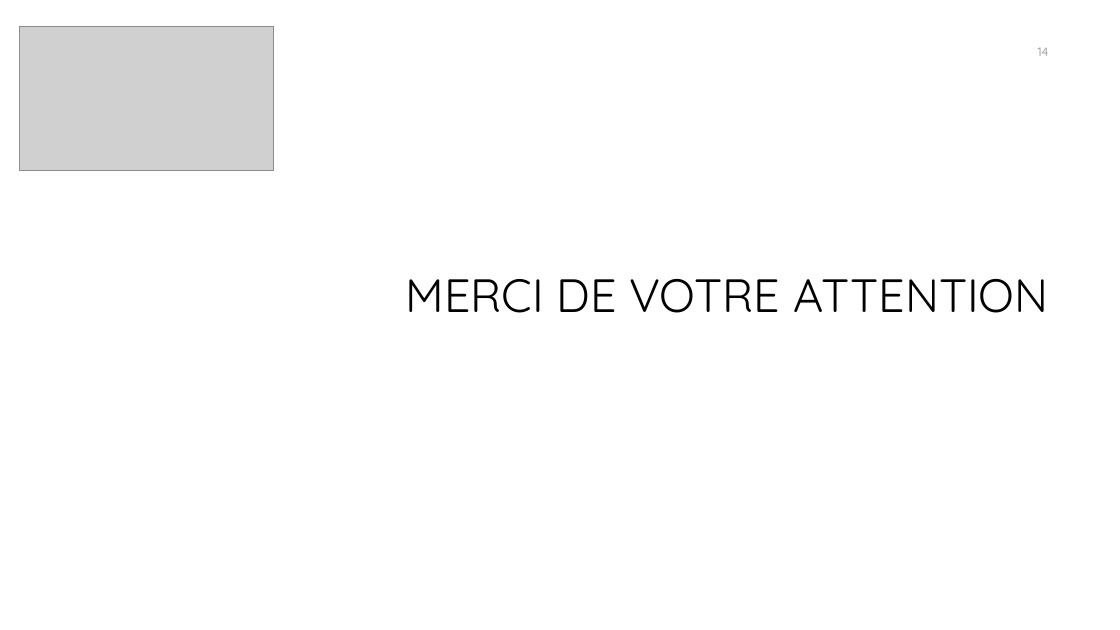
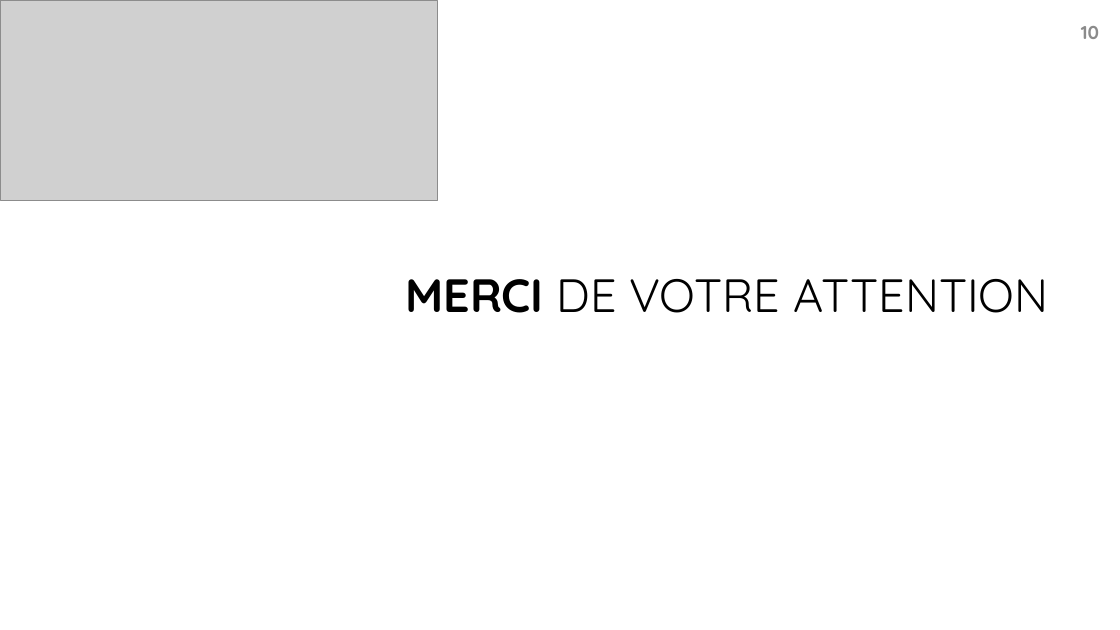
Before and after one commit to bayethiernodiop/Parcours-Data-Scientist, a slide deck: slide 10 of projet4/projet4.pptx (slide 14 before the commit). Drawn at 1120x630 pixels with LibreOffice and Linux fonts; fonts in the diff are those of the drawing; grey boxes stand for pictures; background and template pictures are left out. Boxes give left, top, right and bottom in pixels: in the first picture for what was removed or moved away, otherwise in the second. Text is boxed around its words. In the diff, an @@ line names an element or a change of style, - is before the commit and + after.

```diff
--- a/projet4/projet4.pptx
+++ b/projet4/projet4.pptx
@@ picture added at (x1=0, y1=0, x2=438, y2=201) @@
@@ picture removed at (x1=19, y1=27, x2=274, y2=171) @@
@@ page number added at (x1=1081, y1=26, x2=1099, y2=39), 16 pt, text #8C8C8C, bold @@
+10
@@ page number removed at (x1=1038, y1=48, x2=1049, y2=56) @@
-14
@@ title "MERCI DE VOTRE ATTENTION" at (x1=405, y1=279, x2=1048, y2=313): bold on in "MERCI" @@
```
Also in this commit, not shown: 4 other slides changed, 5 slides added, 9 slides removed, 6 other files.
